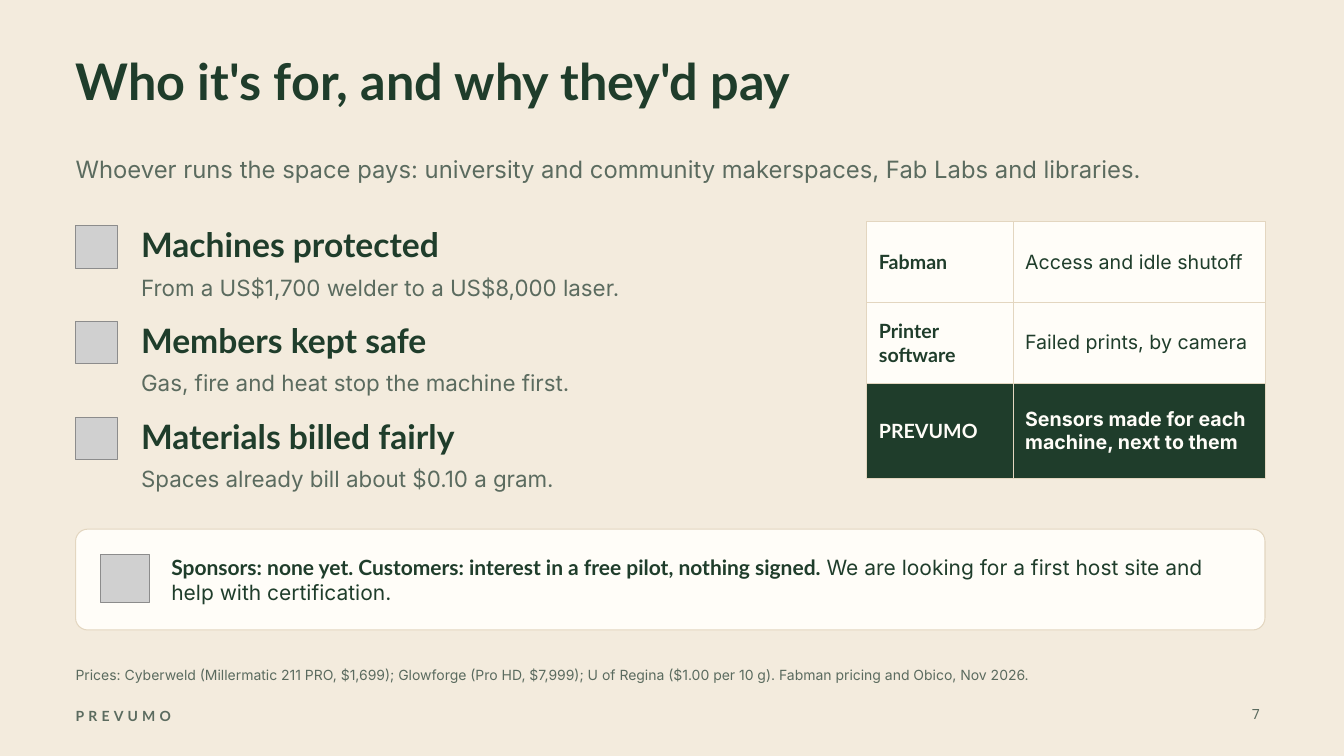
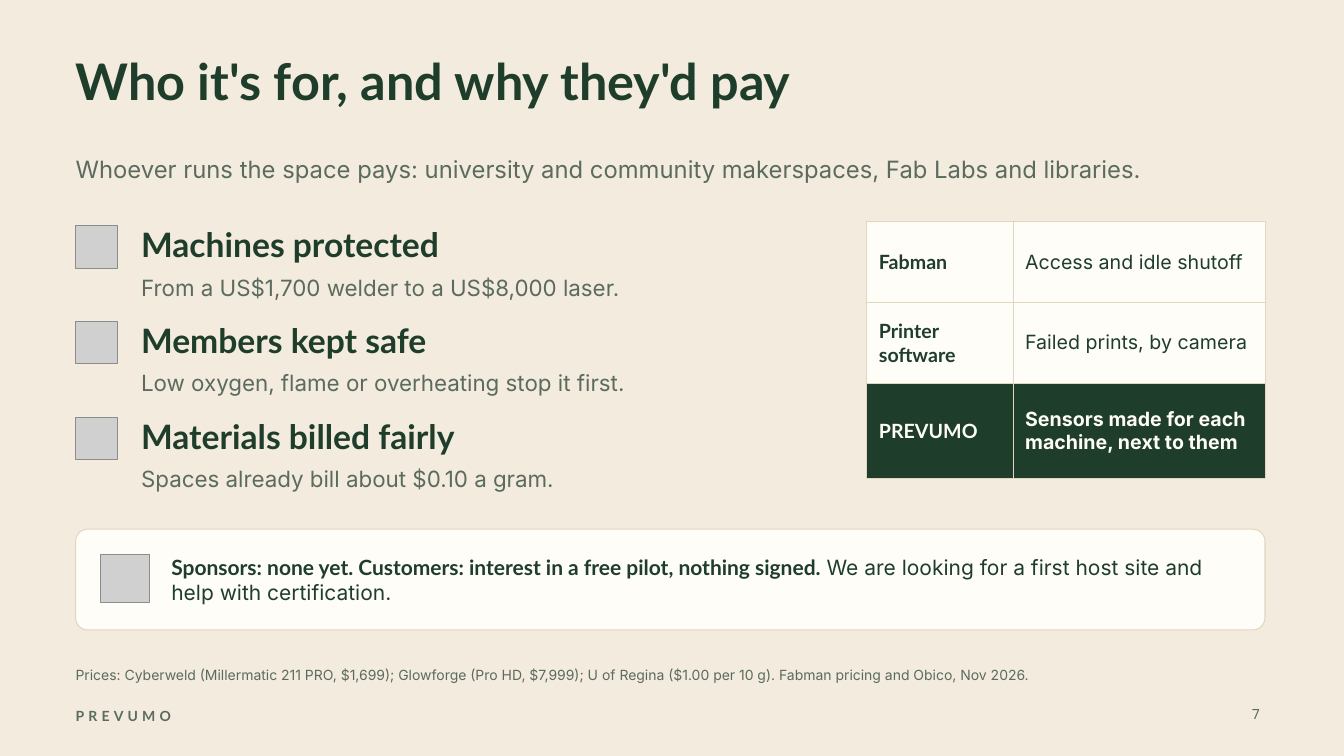
Before and after one commit to WAHB22/wahbs-world, a slide deck: slide 7 of prevumo/deliverables/final/PREVUMO-final.pptx. Drawn at 1344x756 pixels with LibreOffice and Linux fonts; fonts in the diff are those of the drawing; grey boxes stand for pictures. Boxes give left, top, right and bottom in pixels: in the first picture for what was removed or moved away, otherwise in the second. Text is boxed around its words. In the diff, an @@ line names an element or a change of style, - is before the commit and + after.

```diff
--- a/prevumo/deliverables/final/PREVUMO-final.pptx
+++ b/prevumo/deliverables/final/PREVUMO-final.pptx
@@ text at [141, 374, 625, 396]: text changed @@
-Gas, fire and heat stop the machine first.
+Low oxygen, flame or overheating stop it first.
```
Also in this commit, not shown: 9 other slides changed, 11 other files.
